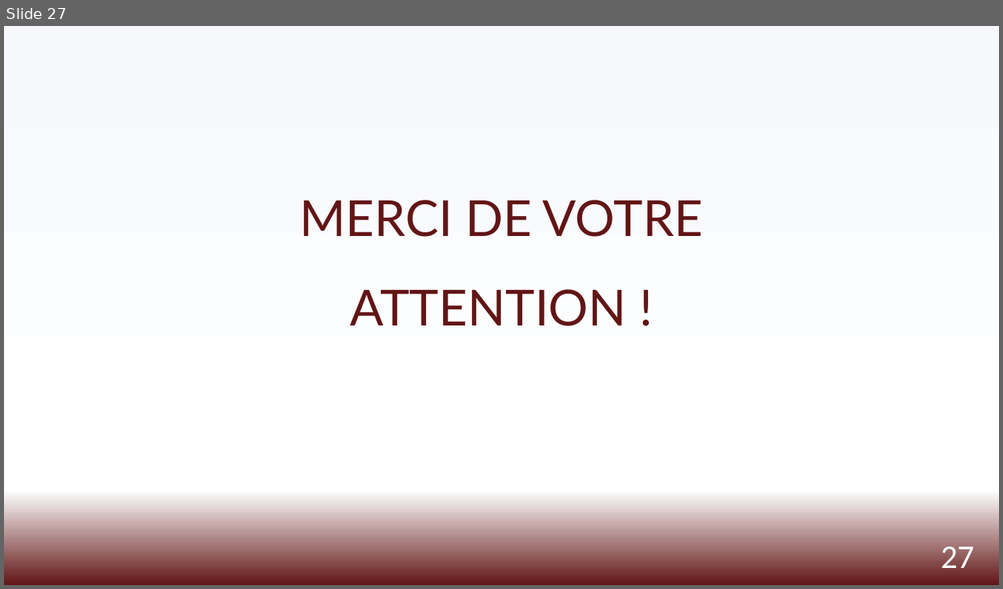
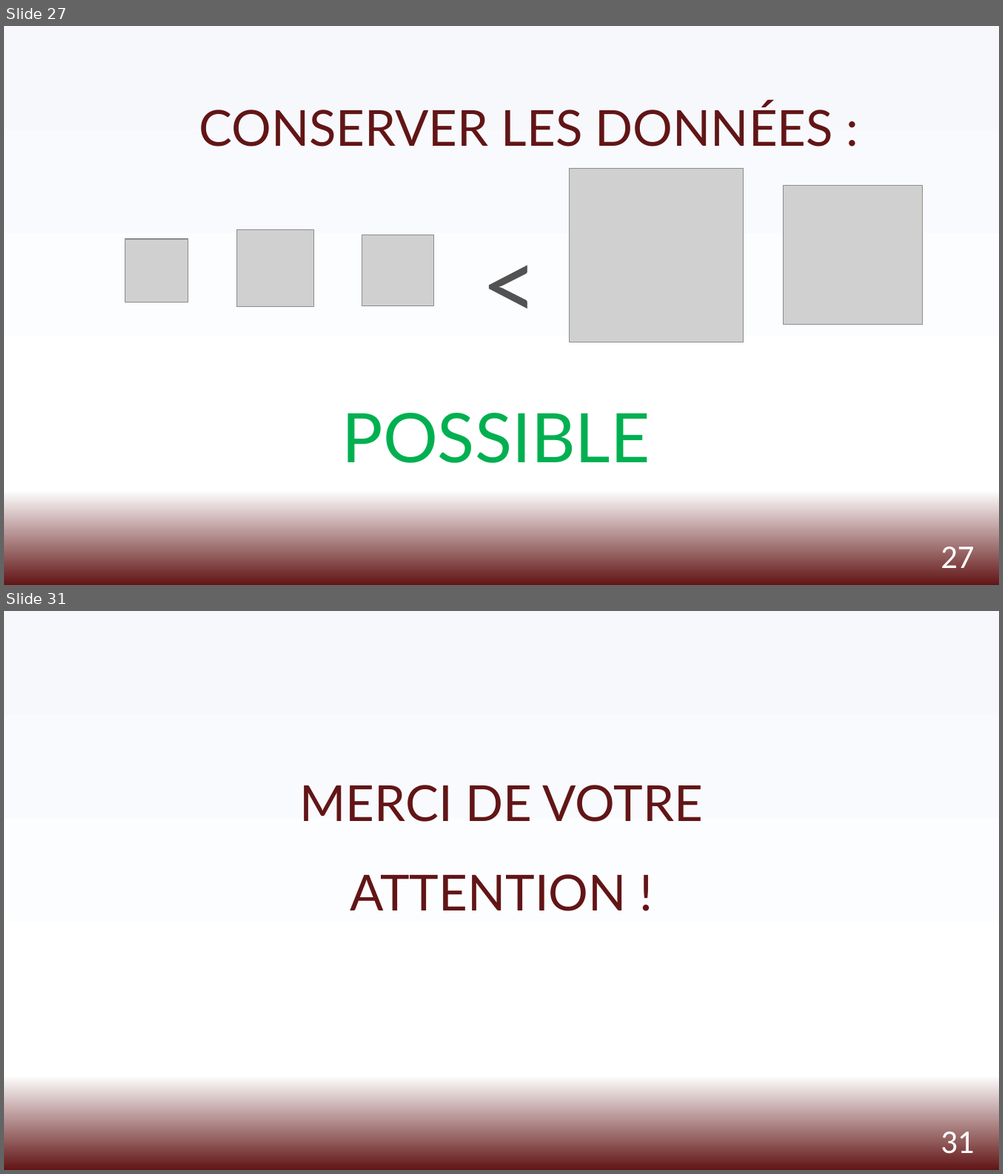
Before and after one commit to viviante79/Projet_8, a slide deck: Ors_Vivian_3_presentation_082022.pptx. Shown one above the other, each under a label of ours: slide 27 before the commit, slides 27 and 31 after it; the slides between them are not shown. The pictures are 1003x589 and 1003x1174 pixels, drawn with LibreOffice and Linux fonts; fonts in the diff are those of the drawing; grey boxes stand for pictures. Boxes give left, top, right and bottom in pixels: in the first picture for what was removed or moved away, otherwise in the second. Text is boxed around its words. In the diff, an @@ line names an element or a change of style, - is before the commit and + after.

```diff
--- a/Ors_Vivian_3_presentation_082022.pptx
+++ b/Ors_Vivian_3_presentation_082022.pptx
@@ slide 27 added at [4, 26, 999, 585], background gradient #F6F8FC to #FFFFFF to #621516 @@
@@ text added at [199, 104, 833, 147], 48 pt, text #621516 @@
+CONSERVER LES DONNÉES :
@@ text added at [474, 158, 529, 244], 96 pt, text #525252 @@
+<
@@ picture added at [569, 169, 743, 342] @@
@@ picture added at [784, 186, 923, 325] @@
@@ picture added at [125, 239, 188, 302] @@
@@ picture added at [237, 230, 313, 306] @@
@@ picture added at [362, 235, 434, 306] @@
@@ text added at [342, 413, 650, 463], 66 pt, text #00B050 @@
+POSSIBLE
@@ page number added at [940, 547, 973, 577], 32 pt, text #FFFFFF @@
+27
@@ what was slide 27 is now slide 31 @@
@@ page number at [940, 1132, 973, 1162]: text changed @@
-27
+31
```
Also in this commit, not shown: 1 slide changed, 4 other slides added, 1 slide removed.
